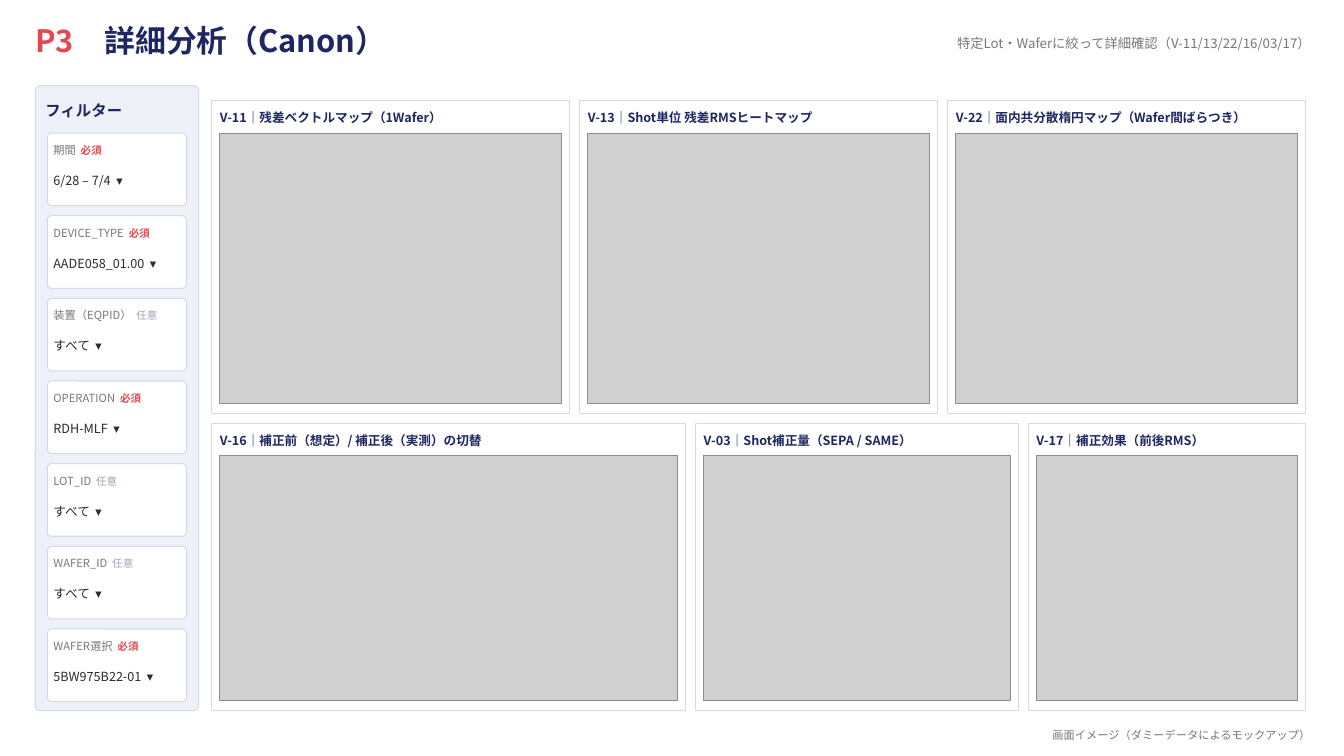
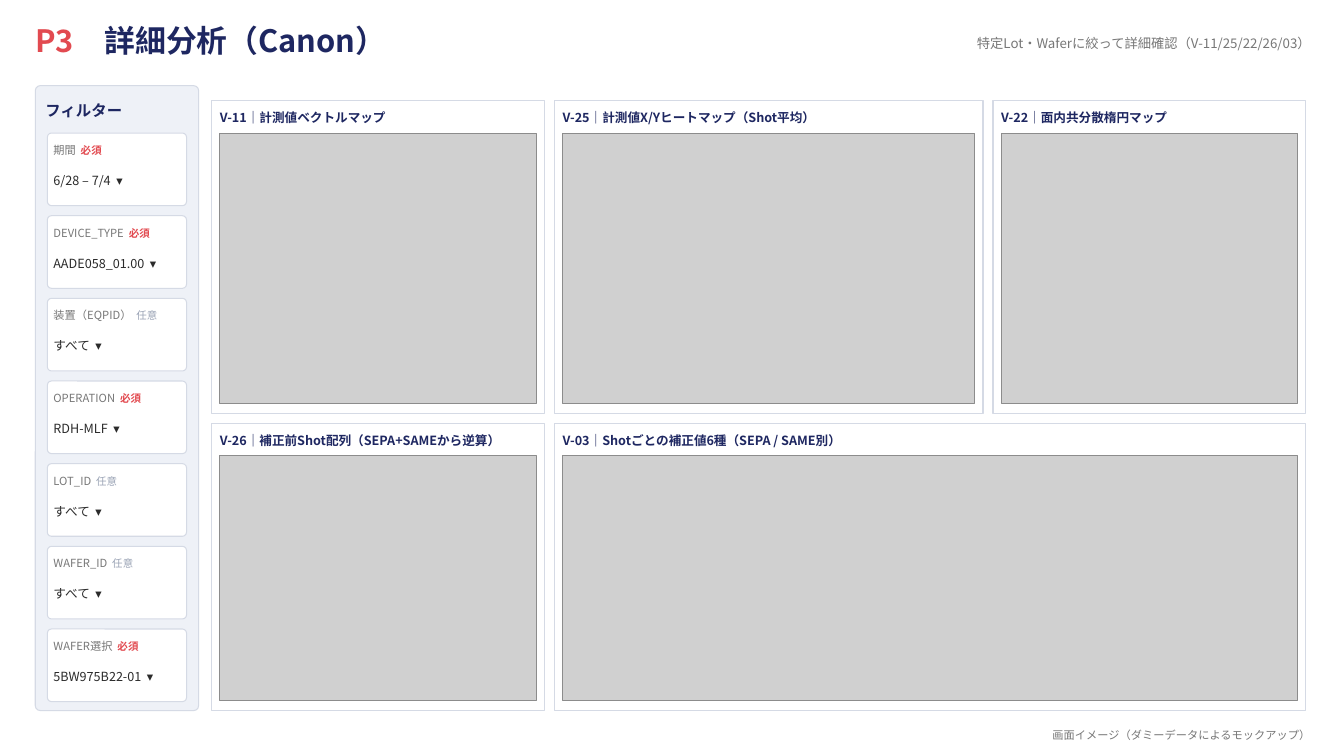
Before and after one commit to rsakamoto-0824/PowerBI_LithoBooster_DashBoard, a slide deck: slide 4 of dashboard_mockup.pptx. Drawn at 1344x756 pixels with LibreOffice and Linux fonts; fonts in the diff are those of the drawing; grey boxes stand for pictures. Boxes give left, top, right and bottom in pixels: in the first picture for what was removed or moved away, otherwise in the second. Text is boxed around its words. In the diff, an @@ line names an element or a change of style, - is before the commit and + after.

```diff
--- a/dashboard_mockup.pptx
+++ b/dashboard_mockup.pptx
@@ text at <box>977,37,1311,50</box>: text changed @@
-特定Lot・Waferに絞って詳細確認（V-11/13/22/16/03/17）
+特定Lot・Waferに絞って詳細確認（V-11/25/22/26/03）
@@ rectangle: place and size @@
-rectangle at <box>212,101,570,413</box>
+rectangle at <box>212,101,544,413</box>
@@ text at <box>220,111,386,123</box>: text changed @@
-V-11｜残差ベクトルマップ（1Wafer）
+V-11｜計測値ベクトルマップ
@@ rectangle: place and size @@
-rectangle at <box>580,101,938,413</box>
+rectangle at <box>555,101,983,413</box>
@@ text at <box>563,111,815,125</box>: text changed @@
-V-13｜Shot単位 残差RMSヒートマップ
+V-25｜計測値X/Yヒートマップ（Shot平均）
@@ rectangle: place and size @@
-rectangle at <box>948,101,1306,413</box>
+rectangle at <box>993,101,1306,413</box>
@@ text at <box>1001,111,1167,124</box>: text changed @@
-V-22｜面内共分散楕円マップ（Wafer間ばらつき）
+V-22｜面内共分散楕円マップ
@@ picture: place and size @@
-picture at <box>220,133,562,403</box>
+picture at <box>220,133,536,403</box>
@@ picture: place and size @@
-picture at <box>588,133,930,403</box>
+picture at <box>563,133,975,403</box>
@@ picture: place and size @@
-picture at <box>956,133,1298,403</box>
+picture at <box>1001,133,1298,403</box>
@@ rectangle: place and size @@
-rectangle at <box>212,423,686,711</box>
+rectangle at <box>212,423,544,711</box>
@@ text at <box>220,434,500,446</box>: text changed @@
-V-16｜補正前（想定）/ 補正後（実測）の切替
+V-26｜補正前Shot配列（SEPA+SAMEから逆算）
@@ rectangle: place and size @@
-rectangle at <box>696,423,1018,711</box>
+rectangle at <box>555,423,1306,711</box>
@@ text at <box>563,434,841,447</box>: text changed @@
-V-03｜Shot補正量（SEPA / SAME）
+V-03｜Shotごとの補正値6種（SEPA / SAME別）
@@ rectangle removed at <box>1028,423,1306,711</box> @@
@@ text removed at <box>1036,434,1204,447</box> @@
-V-17｜補正効果（前後RMS）
@@ picture: place and size @@
-picture at <box>220,456,678,701</box>
+picture at <box>220,456,536,701</box>
@@ picture: place and size @@
-picture at <box>704,456,1010,701</box>
+picture at <box>563,456,1298,701</box>
@@ picture removed at <box>1036,456,1298,701</box> @@
```
Also in this commit, not shown: 7 other slides changed, 4 other files.
